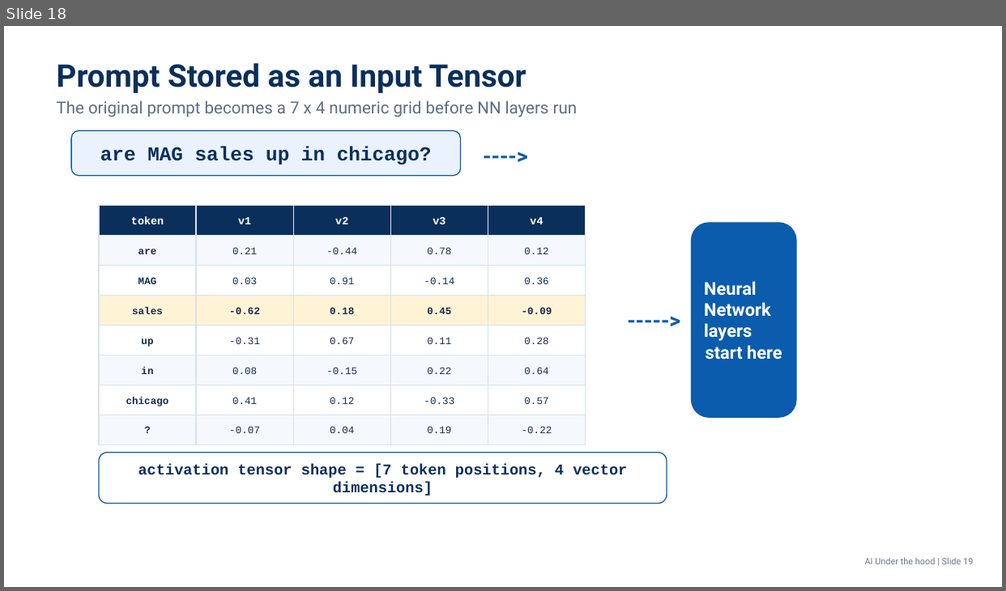
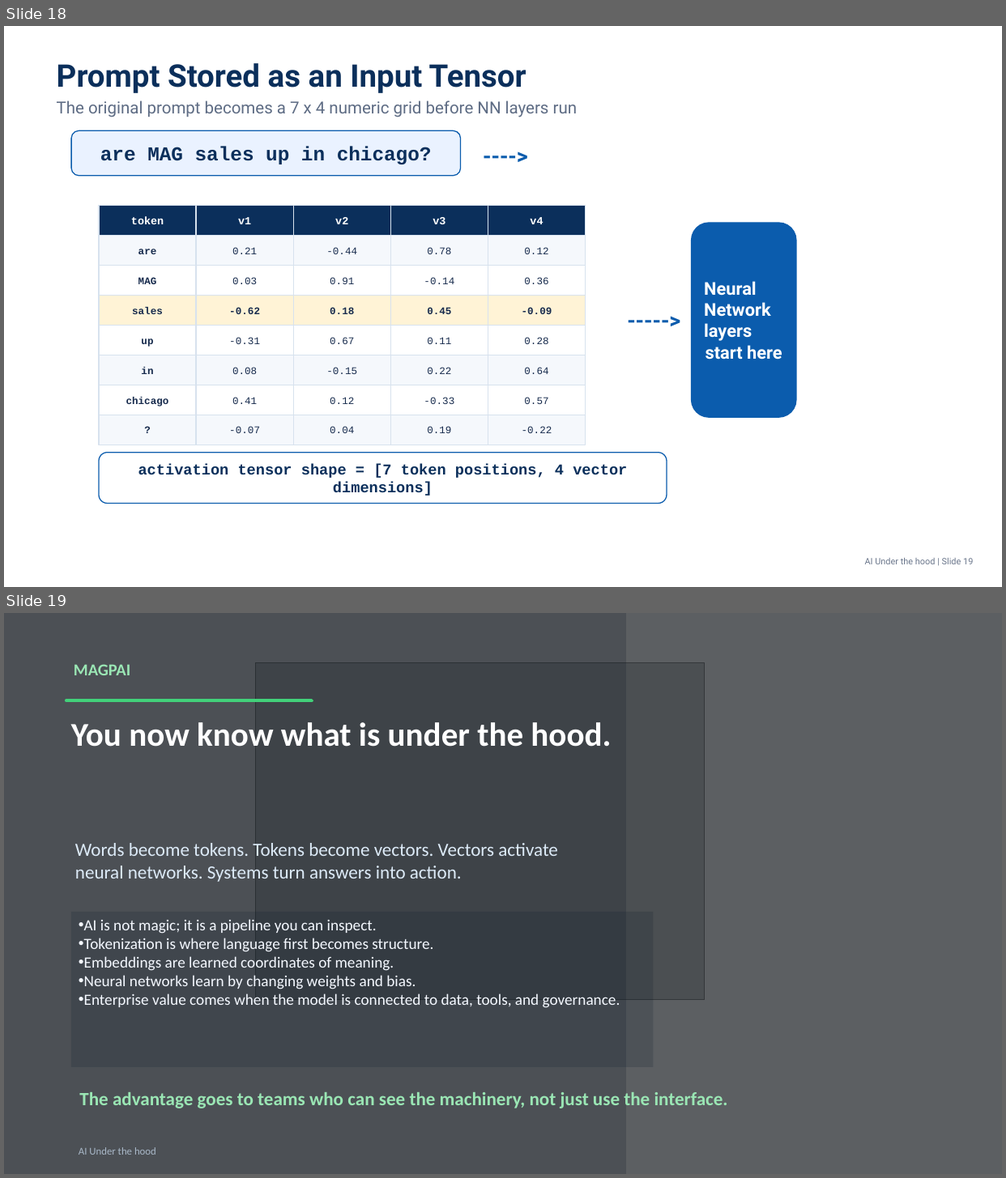
Before and after one commit to javaboy-vk/MAGPAI, a slide deck: pptx/Session_01_Tokens_v1.0.pptx. Shown one above the other, each under a label of ours: slide 18 before the commit, slides 18 and 19 after it. The pictures are 1006x591 and 1006x1178 pixels, drawn with LibreOffice and Linux fonts; fonts in the diff are those of the drawing; grey boxes stand for pictures. Boxes give left, top, right and bottom in pixels: in the first picture for what was removed or moved away, otherwise in the second. Text is boxed around its words. In the diff, an @@ line names an element or a change of style, - is before the commit and + after.

```diff
--- a/pptx/Session_01_Tokens_v1.0.pptx
+++ b/pptx/Session_01_Tokens_v1.0.pptx
@@ slide 19 added at (4,613,1002,1174), background #FFFFFF @@
@@ rectangle added at (4,613,1002,1174), fill #050A0F at 65% opacity @@
@@ rectangle added at (4,613,626,1174), fill #07111B at 18% opacity @@
@@ text added at (74,664,130,675), 16 pt, text #9AE6B4, bold @@
+MAGPAI
@@ picture added at (256,663,705,1000) @@
@@ rectangle added at (66,700,312,700), outline #42D17A 3 pt @@
@@ text added at (71,722,611,747), 32 pt, text #FFFFFF, bold @@
+You now know what is under the hood.
@@ text added at (75,843,558,882), 18 pt, text #DCEAF7 @@
+Words become tokens. Tokens become vectors. Vectors activate neural networks. Systems turn answers into action.
@@ rectangle added at (71,912,654,1067), fill #0B1B2A at 18% opacity, 15 pt, text #F4F8FF @@
+• AI is not magic; it is a pipeline you can inspect.
+• Tokenization is where language first becomes structure.
+• Embeddings are learned coordinates of meaning.
+• Neural networks learn by changing weights and bias.
+• Enterprise value comes when the model is connected to data, tools, and governance.
@@ text added at (79,1093,728,1109), 18 pt, text #9AE6B4, bold @@
+The advantage goes to teams who can see the machinery, not just use the interface.
@@ text added at (79,1148,156,1155), 10 pt, text #A9B8C8 @@
+AI Under the hood
```
Also in this commit, not shown: 2 slides removed, 36 other files.
